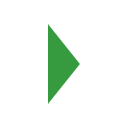
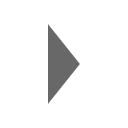
Layered file, before and after one edit (128 × 128). Changes by layer:
pixels changed over bbox(48, 24, 80, 104) (layer not identified)
